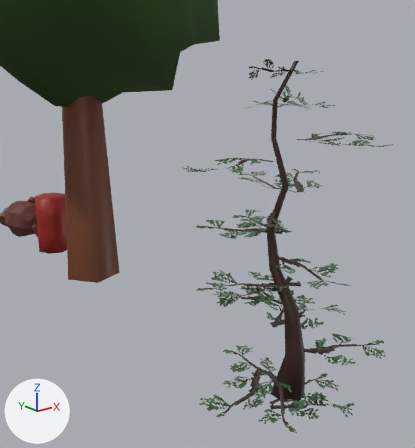
Renders of the glTF model src/jsMain/resources/raw/data/objects.glb from each side of a commit.
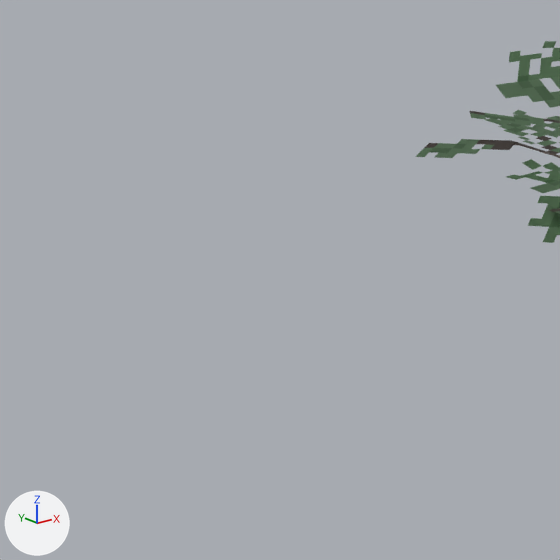
Old and new are each drawn from a camera (50 mm lens) standing at (-8.25, -19.5, 7.32) and looking at (1.44, -7.38, 2.47) and again close up on the part from 29% to 54% of the width and 59% to 81% of the height. Arrows for +X, +Y and +Z are at lower left; the lights stay in place. The first two pictures are the older version. Where no turn or scale is listed for an object, it has been applied to the vertices.
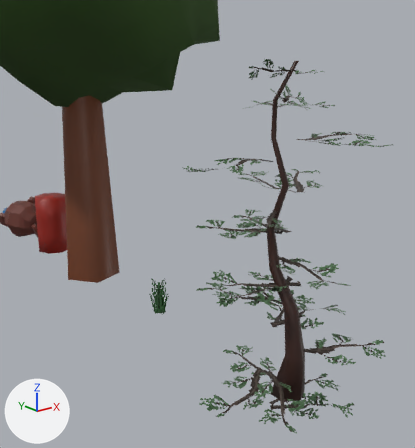
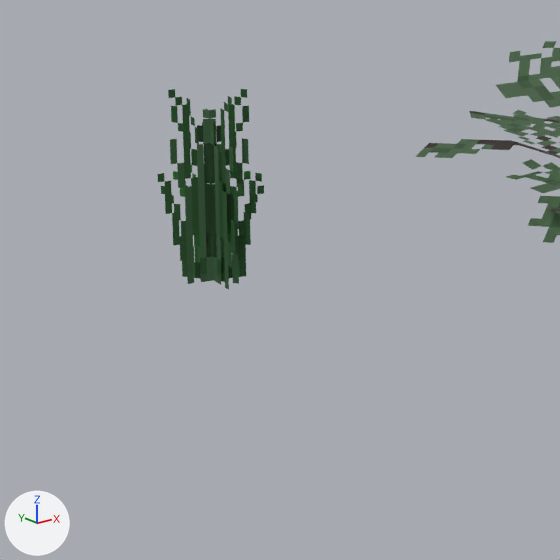
Boxes [x1, y1, x2, y2] around the edits, measured in the close-ups (560 x 560 px):
'Plane.001', added (green): after [158, 89, 264, 290]

The change in detail:
Picture 'grass' (img_grass) is new.
Material 'Material.009' (mat_material_009) is new.
Uses the picture img_grass.
Mesh me_plane_001 is new.
It has 12 vertices, 6 faces and spans x -0.287..0.287, y -0.309..0.309, z 0.0..1.085.
It uses material mat_material_009.
Object 'Plane.001' (ob_plane_001) is new; it shows me_plane_001.
Its location is (0.0, -7.0, 0.0).
